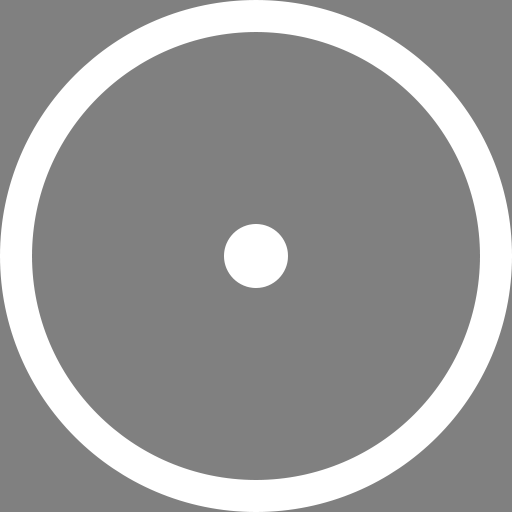
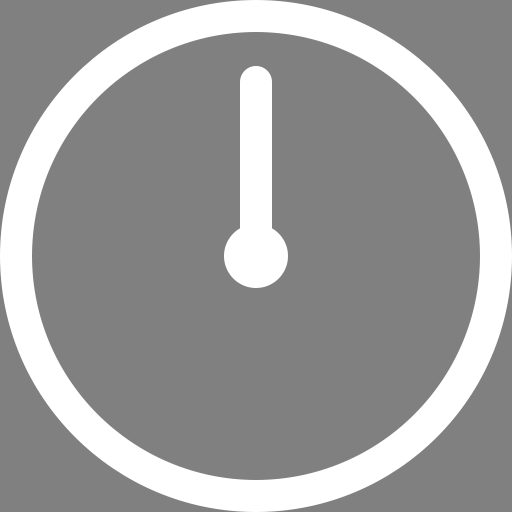
Revision of a layered 512 × 512 image; what changed, layer by layer:
showed "Minute" over [240, 66, 272, 229]
showed "Hour" over [240, 128, 272, 229]
